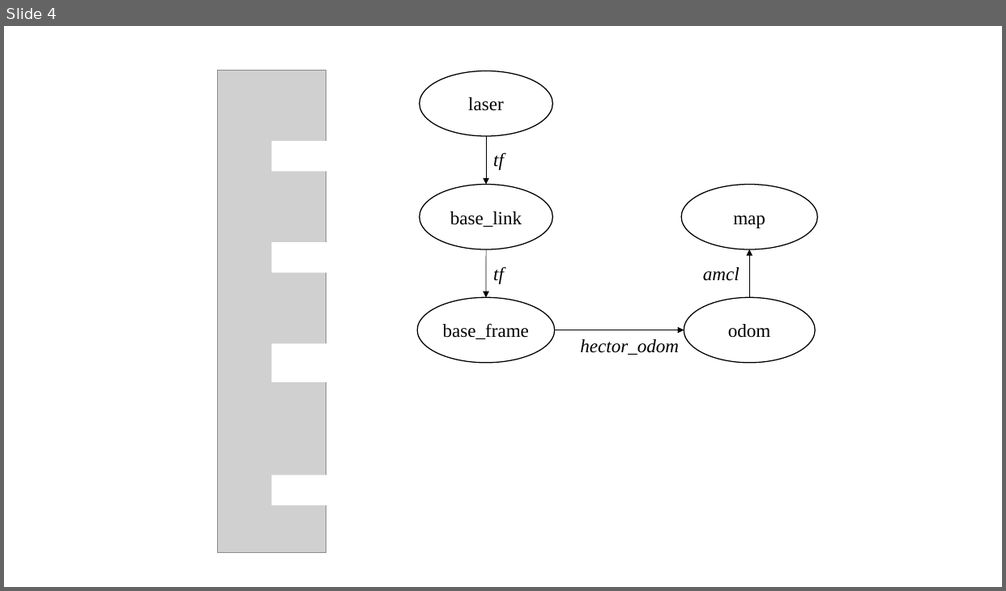
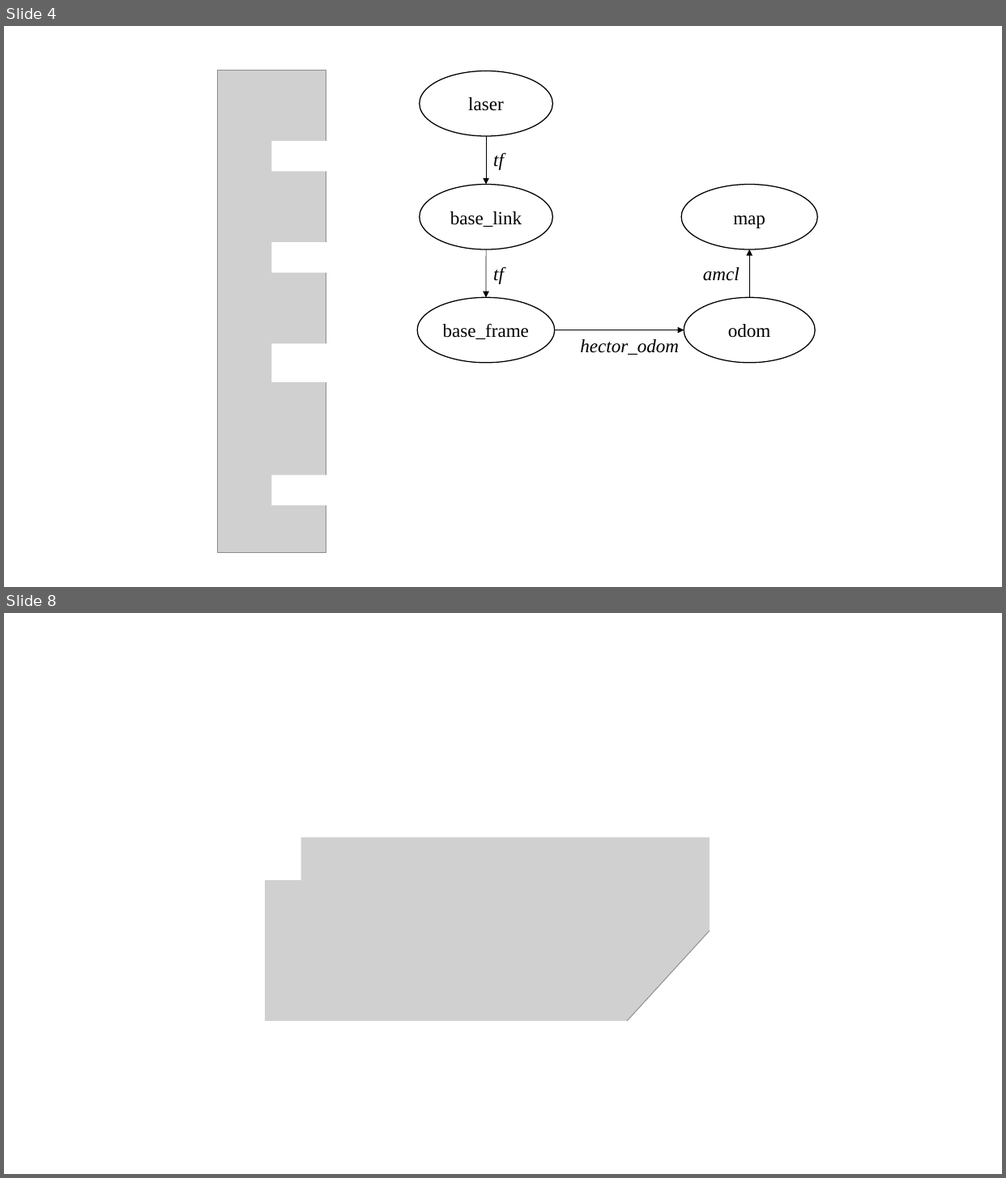
Before and after one commit to jensdehoog95/MAP2017, a slide deck: Paper/Metadata/Navstack.pptx. Shown one above the other, each under a label of ours: slide 4 before the commit, slides 4 and 8 after it; the slides between them are not shown. The pictures are 1006x591 and 1006x1178 pixels, drawn with LibreOffice and Linux fonts; fonts in the diff are those of the drawing; grey boxes stand for pictures. Boxes give left, top, right and bottom in pixels: in the first picture for what was removed or moved away, otherwise in the second. Text is boxed around its words. In the diff, an @@ line names an element or a change of style, - is before the commit and + after.

```diff
--- a/Paper/Metadata/Navstack.pptx
+++ b/Paper/Metadata/Navstack.pptx
@@ slide 8 added at box(4, 613, 1002, 1174), background #FFFFFF @@
@@ picture added at box(160, 613, 762, 1174) @@
@@ rectangle added at box(262, 613, 731, 837), fill #FFFFFF @@
@@ rectangle added at box(4, 796, 265, 1058), fill #FFFFFF @@
@@ rectangle added at box(710, 807, 882, 1068), fill #FFFFFF @@
@@ rectangle added at box(252, 820, 301, 880), fill #FFFFFF @@
@@ rectangle added at box(209, 1021, 680, 1174), fill #FFFFFF @@
```
Also in this commit, not shown: 3 other slides added, 1 other file.
